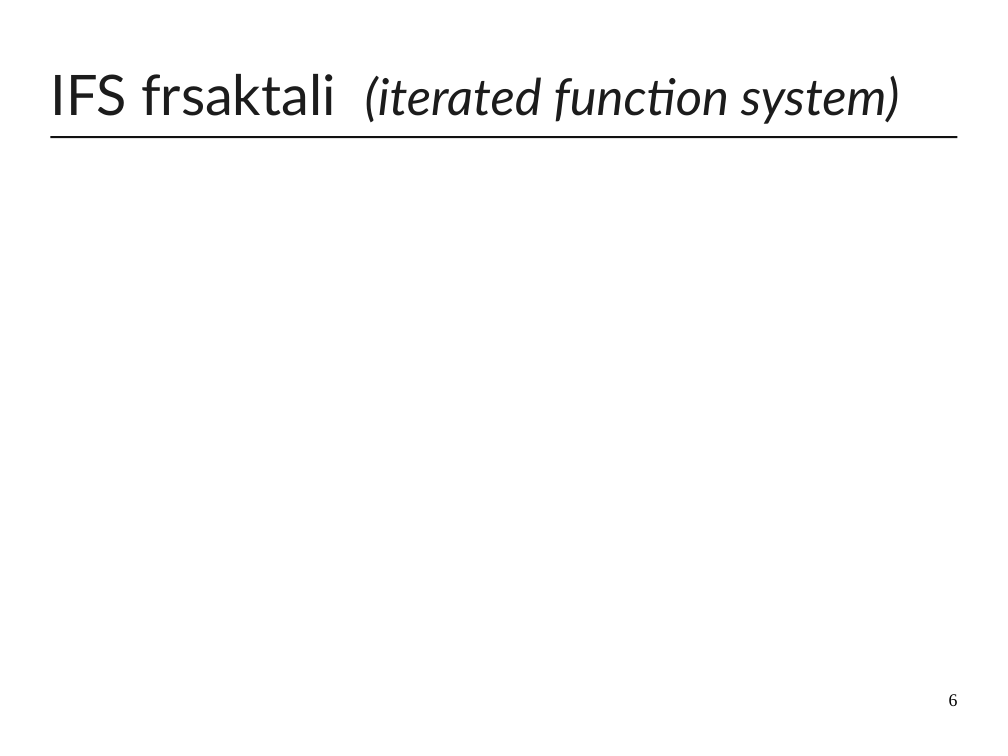
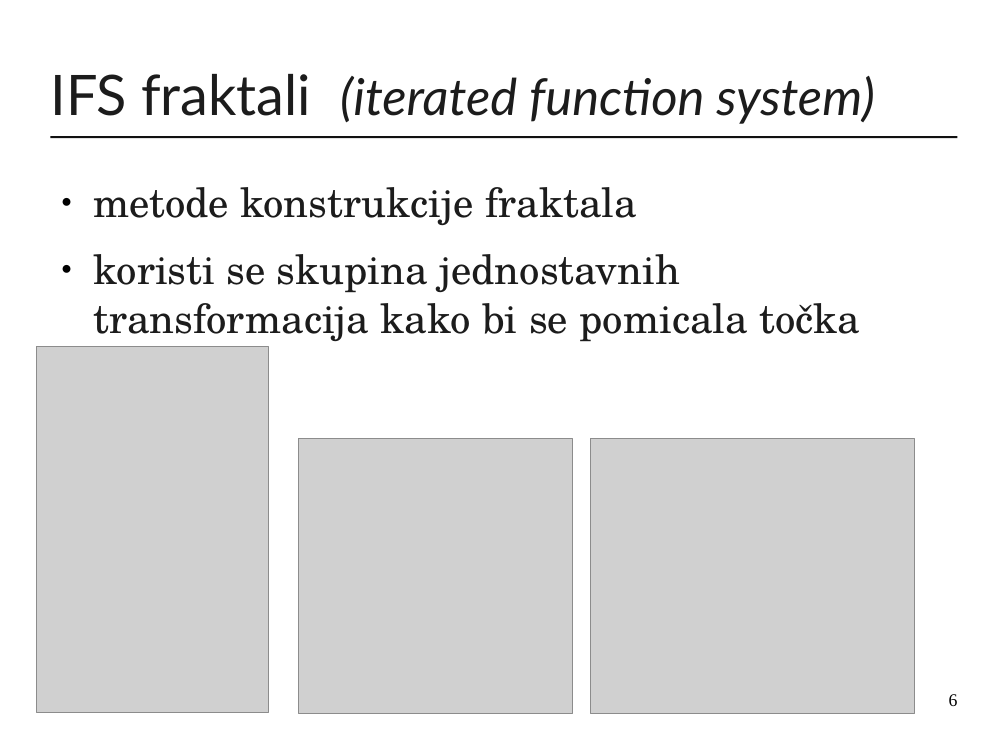
Before and after one commit to mirjamsk/DNAdrivenIFS, a slide deck: slide 6 of CD_bundle/prezentacija.odp. Drawn at 1008x756 pixels with LibreOffice and Linux fonts; fonts in the diff are those of the drawing; grey boxes stand for pictures. Boxes give left, top, right and bottom in pixels: in the first picture for what was removed or moved away, otherwise in the second. Text is boxed around its words. In the diff, an @@ line names an element or a change of style, - is before the commit and + after.

```diff
--- a/CD_bundle/prezentacija.odp
+++ b/CD_bundle/prezentacija.odp
@@ title at (50, 74, 875, 124): text changed @@
-IFS frsaktali (iterated function system)
+IFS fraktali (iterated function system)
@@ text added at (94, 187, 859, 342), 32 pt, text #1C1C1C @@
+● metode konstrukcije fraktala
+● koristi se skupina jednostavnih transformacija kako bi se pomicala točka
@@ picture added at (37, 347, 268, 713) @@
@@ picture added at (298, 439, 573, 713) @@
@@ picture added at (591, 439, 915, 713) @@
```
Also in this commit, not shown: 1 slide added, 1 other file.
